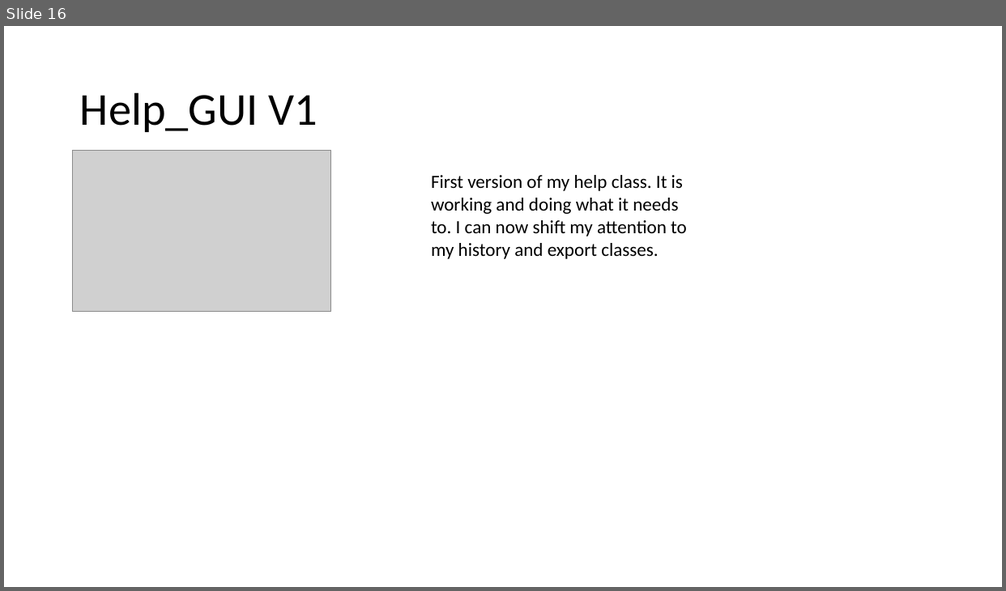
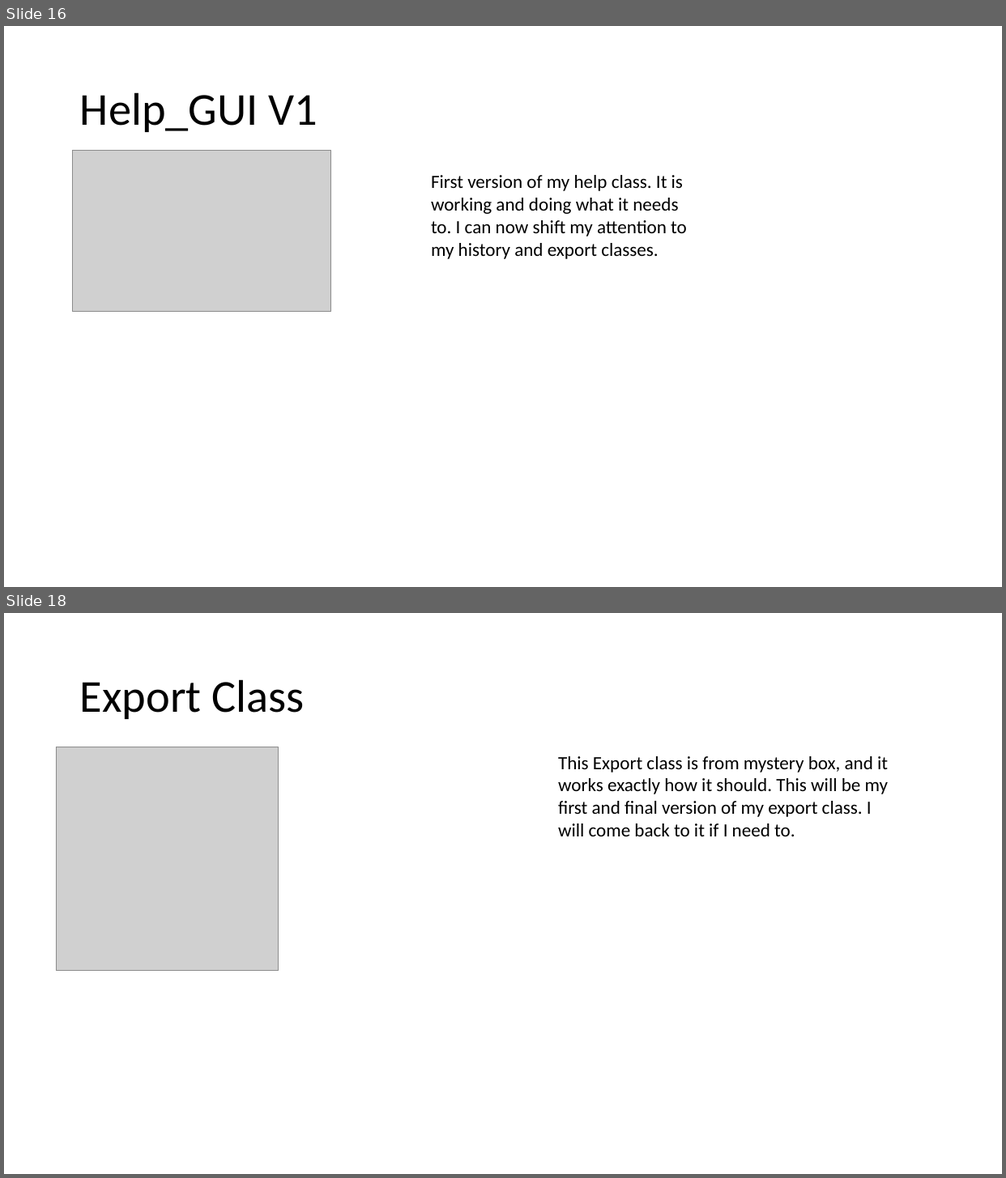
Before and after one commit to morrisj70800/01_Assesment, a slide deck: Programming Assesment.pptx. Shown one above the other, each under a label of ours: slide 16 before the commit, slides 16 and 18 after it; the slides between them are not shown. The pictures are 1006x591 and 1006x1178 pixels, drawn with LibreOffice and Linux fonts; fonts in the diff are those of the drawing; grey boxes stand for pictures. Boxes give left, top, right and bottom in pixels: in the first picture for what was removed or moved away, otherwise in the second. Text is boxed around its words. In the diff, an @@ line names an element or a change of style, - is before the commit and + after.

```diff
--- a/Programming Assesment.pptx
+++ b/Programming Assesment.pptx
@@ slide 18 added at box(4, 613, 1002, 1174), background #FFFFFF @@
@@ title added at box(80, 679, 305, 719), 44 pt, text #000000 @@
+Export Class
@@ picture added at box(57, 747, 279, 971) @@
@@ text added at box(558, 756, 888, 837), 18 pt, text #000000 @@
+This Export class is from mystery box, and it works exactly how it should. This will be my first and final version of my export class. I will come back to it if I need to.
```
Also in this commit, not shown: 1 other slide added, 1 slide removed, 5 other files.
